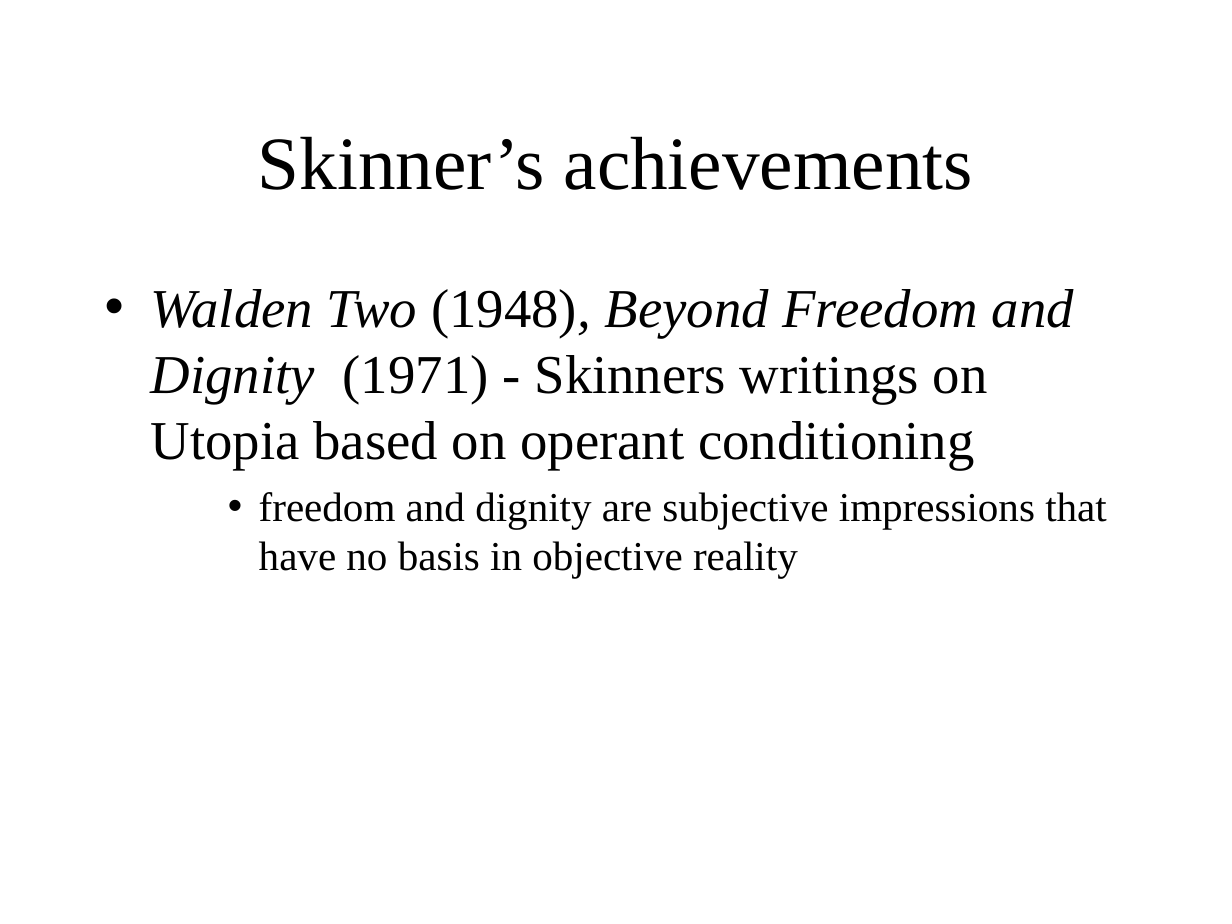
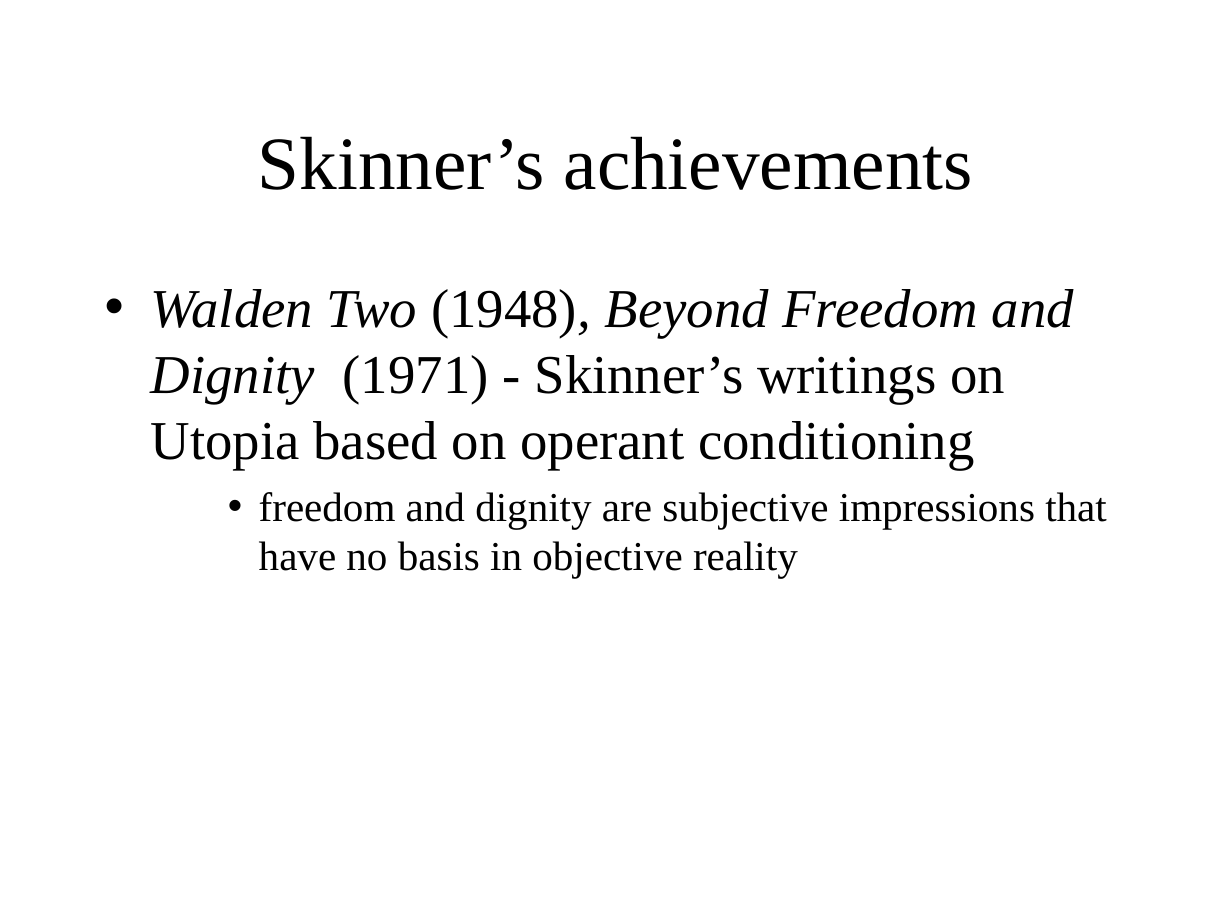
Before and after one commit to ajwills72/critical-thinking, a slide deck: slide 18 of src/behaviourism.odp (slide 20 before the commit). Drawn at 1232x924 pixels with LibreOffice and Linux fonts; fonts in the diff are those of the drawing. Boxes give left, top, right and bottom in pixels: in the first picture for what was removed or moved away, otherwise in the second. Text is boxed around its words. In the diff, an @@ line names an element or a change of style, - is before the commit and + after.

```diff
--- a/src/behaviourism.odp
+++ b/src/behaviourism.odp
@@ text at bbox=[151, 289, 1074, 469]: text changed @@
-• Walden Two (1948), Beyond Freedom and Dignity (1971) - Skinners writings on Utopia based on operant conditioning
+• Walden Two (1948), Beyond Freedom and Dignity (1971) - Skinner’s writings on Utopia based on operant conditioning
```
Also in this commit, not shown: 8 other slides changed, 7 slides removed, 1 other file.
